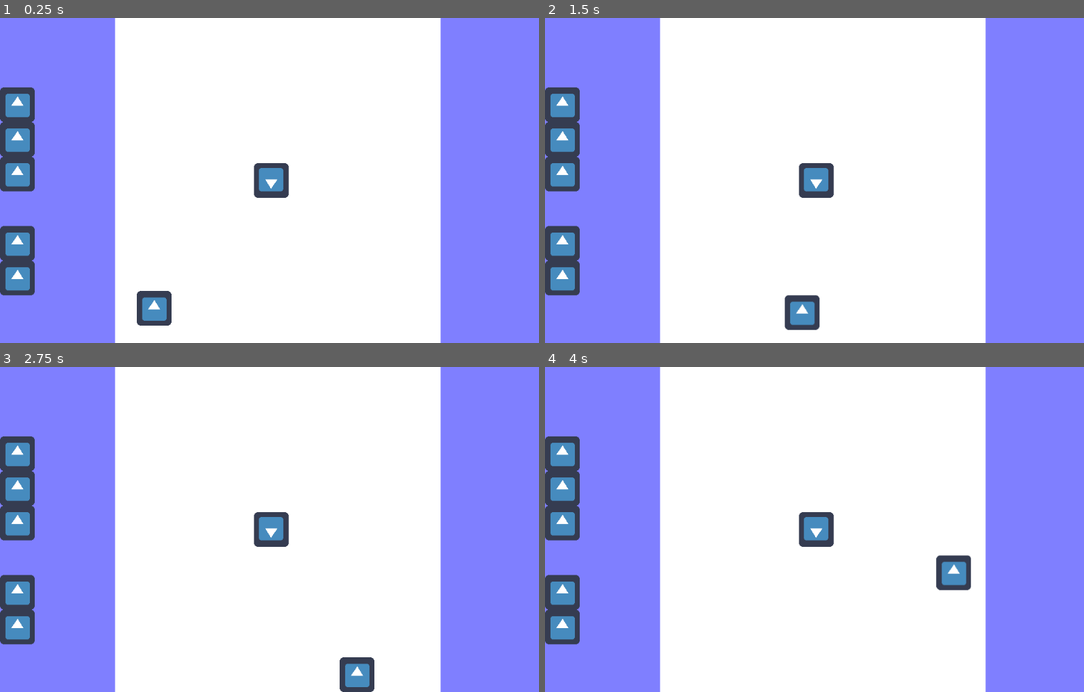
Above: before the commit, frames 1-4 (two rows, left to right).
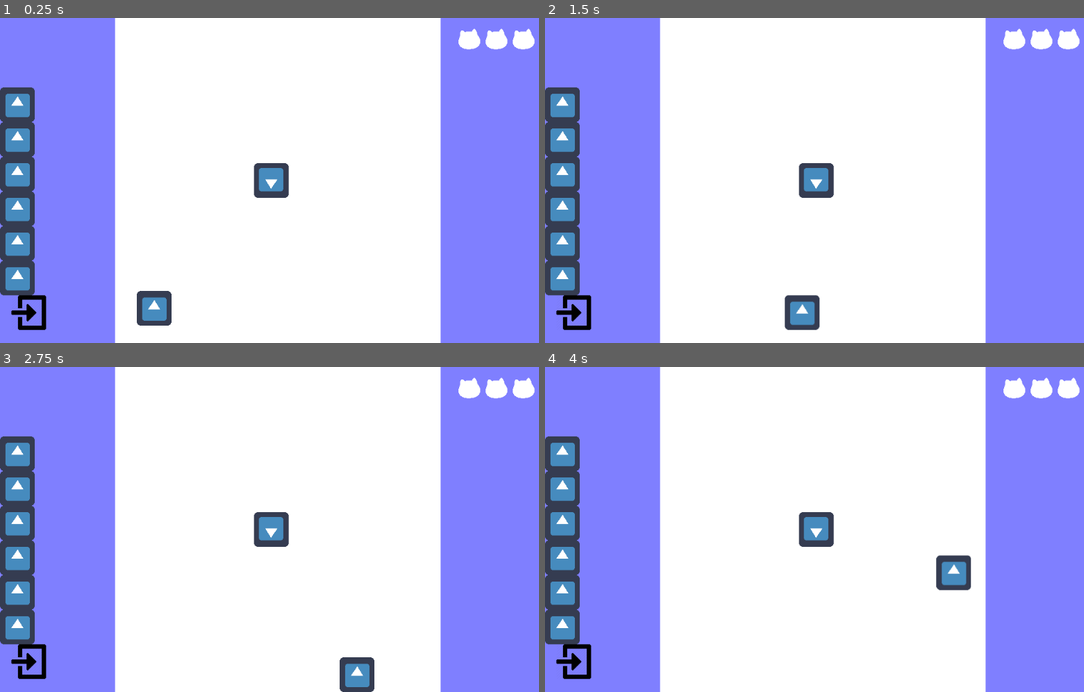
Above: after the commit, the same moments.

Repository: Baidadan67/Save-Wandering-Cats-Meow
Game: Godot game, scene res://Scene/Outside/OutsideRoom.tscn
Two runs of this game, one before a commit and one after it. Both use one fixed random seed, a clock stepped at 60 frames per second and the inputs below. The engine's default icon, where the game draws it, is replaced by a stand-in: a white triangle on a blue panel in a dark square.
Inputs (mouse positions are in pixels of both pictures, inside the frame that each line leads up to):
- Up to frame 1 (0.25 s): no input
- Up to frame 2 (1.5 s): tap Enter (ui_accept) at 0.5, 0.77 s; move the mouse to (943, 164) at 0.52 s; hold Right (ui_right) 0.53-1.28 s; click (943, 164) at 0.67 s; move the mouse to (712, 196) at 1.27 s; hold Down (ui_down) from 1.28 s (still down); click (712, 196) at 1.42 s
- Up to frame 3 (2.75 s): tap Enter (ui_accept) at 1.52 s; move the mouse to (334, 458) at 2.02 s; release Down (ui_down) at 2.03 s; hold Right (ui_right) from 2.03 s (still down); click (334, 458) at 2.17 s
- Up to frame 4 (4 s): move the mouse to (792, 594) at 2.77 s; release Right (ui_right) at 2.78 s; hold Up (ui_up) 2.78-3.53 s; click (792, 594) at 2.92 s; tap Enter (ui_accept) at 3.02, 3.77 s; move the mouse to (986, 578) at 3.52 s; hold Left (ui_left) from 3.53 s (still down); click (986, 578) at 3.67 s

The runs differ from the first frame. In frame 1, 1.7% of the frame differs, in the area x 0-100%, y 3-97%; in frame 2, 1.7%; in frame 3, 1.7%; in frame 4, 1.7%.

Commit message:
Exit button & Catch counter

Diff:
--- /dev/null
+++ b/project/Scene/Outside/CatchCounter.tscn
@@ -0,0 +1,21 @@
+[gd_scene load_steps=3 format=2]
+
+[ext_resource path="res://Sprite/catHead.png" type="Texture" id=1]
+[ext_resource path="res://Script/CatchCounter.gd" type="Script" id=2]
+
+[node name="CatchCounter" type="Node2D"]
+script = ExtResource( 2 )
+
+[node name="Head1" type="Sprite" parent="."]
+scale = Vector2( 0.2, 0.2 )
+texture = ExtResource( 1 )
+
+[node name="Head2" type="Sprite" parent="."]
+position = Vector2( 50, 0 )
+scale = Vector2( 0.2, 0.2 )
+texture = ExtResource( 1 )
+
+[node name="Head3" type="Sprite" parent="."]
+position = Vector2( 100, 0 )
+scale = Vector2( 0.2, 0.2 )
+texture = ExtResource( 1 )
--- /dev/null
+++ b/project/Scene/Outside/ExitOutdoor.tscn
@@ -0,0 +1,20 @@
+[gd_scene load_steps=4 format=2]
+
+[ext_resource path="res://Sprite/exit.png" type="Texture" id=1]
+[ext_resource path="res://Script/ExitOutdoor.gd" type="Script" id=2]
+
+[sub_resource type="RectangleShape2D" id=1]
+extents = Vector2( 30.5, 31 )
+
+[node name="ExitOutdoor" type="Area2D"]
+script = ExtResource( 2 )
+
+[node name="Sprite" type="Sprite" parent="."]
+scale = Vector2( 0.2, 0.2 )
+texture = ExtResource( 1 )
+
+[node name="CollisionShape2D" type="CollisionShape2D" parent="."]
+position = Vector2( 0.5, 0 )
+shape = SubResource( 1 )
+
+[connection signal="input_event" from="." to="." method="_on_ExitOutdoor_input_event"]
--- a/project/Scene/Outside/Obstacle.tscn
+++ b/project/Scene/Outside/Obstacle.tscn
@@ -6,10 +6,13 @@
 [sub_resource type="RectangleShape2D" id=1]
 extents = Vector2( 29.5, 30 )
 
-[node name="Obstacle" type="Node2D"]
+[sub_resource type="RectangleShape2D" id=2]
+extents = Vector2( 32, 32 )
+
+[node name="Obstacle" type="StaticBody2D"]
 script = ExtResource( 2 )
 
-[node name="Area2D" type="StaticBody2D" parent="."]
+[node name="Area2D" type="Area2D" parent="."]
 
 [node name="CollisionShape2D" type="CollisionShape2D" parent="Area2D"]
 position = Vector2( 31, 31 )
@@ -18,3 +21,7 @@
 [node name="Sprite" type="Sprite" parent="."]
 position = Vector2( 32, 32 )
 texture = ExtResource( 1 )
+
+[node name="CollisionShape2D" type="CollisionShape2D" parent="."]
+position = Vector2( 32, 32 )
+shape = SubResource( 2 )
--- a/project/Scene/Outside/OutsideRoom.tscn
+++ b/project/Scene/Outside/OutsideRoom.tscn
@@ -1,9 +1,11 @@
-[gd_scene load_steps=5 format=2]
+[gd_scene load_steps=7 format=2]
 
 [ext_resource path="res://Scene/Outside/ObstacleGenerator.tscn" type="PackedScene" id=1]
 [ext_resource path="res://Scene/Outside/Player.tscn" type="PackedScene" id=2]
 [ext_resource path="res://Scene/Outside/CatOutdoor.tscn" type="PackedScene" id=3]
 [ext_resource path="res://Sprite/outdoorBackground.png" type="Texture" id=4]
+[ext_resource path="res://Scene/Outside/ExitOutdoor.tscn" type="PackedScene" id=5]
+[ext_resource path="res://Scene/Outside/CatchCounter.tscn" type="PackedScene" id=6]
 
 [node name="OutsideRoom" type="Node2D"]
 
@@ -18,3 +20,9 @@
 
 [node name="Cat" parent="." instance=ExtResource( 3 )]
 position = Vector2( 500, 300 )
+
+[node name="ExitOutdoor" parent="." instance=ExtResource( 5 )]
+position = Vector2( 53, 544 )
+
+[node name="CatchCounter" parent="." instance=ExtResource( 6 )]
+position = Vector2( 865, 39 )
--- /dev/null
+++ b/project/Script/CatchCounter.gd
@@ -0,0 +1,17 @@
+extends Node2D
+
+var player_node
+
+# Called when the node enters the scene tree for the first time.
+func _ready():
+	player_node = get_parent().get_node("Player")
+
+# Called every frame. 'delta' is the elapsed time since the previous frame.
+func _process(delta):
+	match player_node.times:
+		1:
+			$Head1.visible = false
+		2:
+			$Head2.visible = false
+		3:
+			$Head3.visible = false
--- /dev/null
+++ b/project/Script/ExitOutdoor.gd
@@ -0,0 +1,9 @@
+extends Area2D
+
+func _ready():
+	pass
+
+func _on_ExitOutdoor_input_event(viewport, event, shape_idx):
+	if (event is InputEventMouseButton && event.pressed):
+		# print("Clicked")
+		get_tree().change_scene("res://Scene/Inside/InsideRoom.tscn")
--- a/project/Script/ObstacleGenerator.gd
+++ b/project/Script/ObstacleGenerator.gd
@@ -1,6 +1,6 @@
 extends Node2D
 
-var maxObstacle = 5
+var maxObstacle = 10
 var obstacleScene = load("res://Scene/Outside/Obstacle.tscn")
 var vSize = 64
 var hSize = 64
Not shown: 1 places in project/Scene/Outside/Obstacle.tscn that only renumber resources
Binary file added: project/Sprite/catHead.png
Not shown, added: project/Sprite/catHead.png.import
Binary file added: project/Sprite/exit.png
Not shown, added: project/Sprite/exit.png.import
